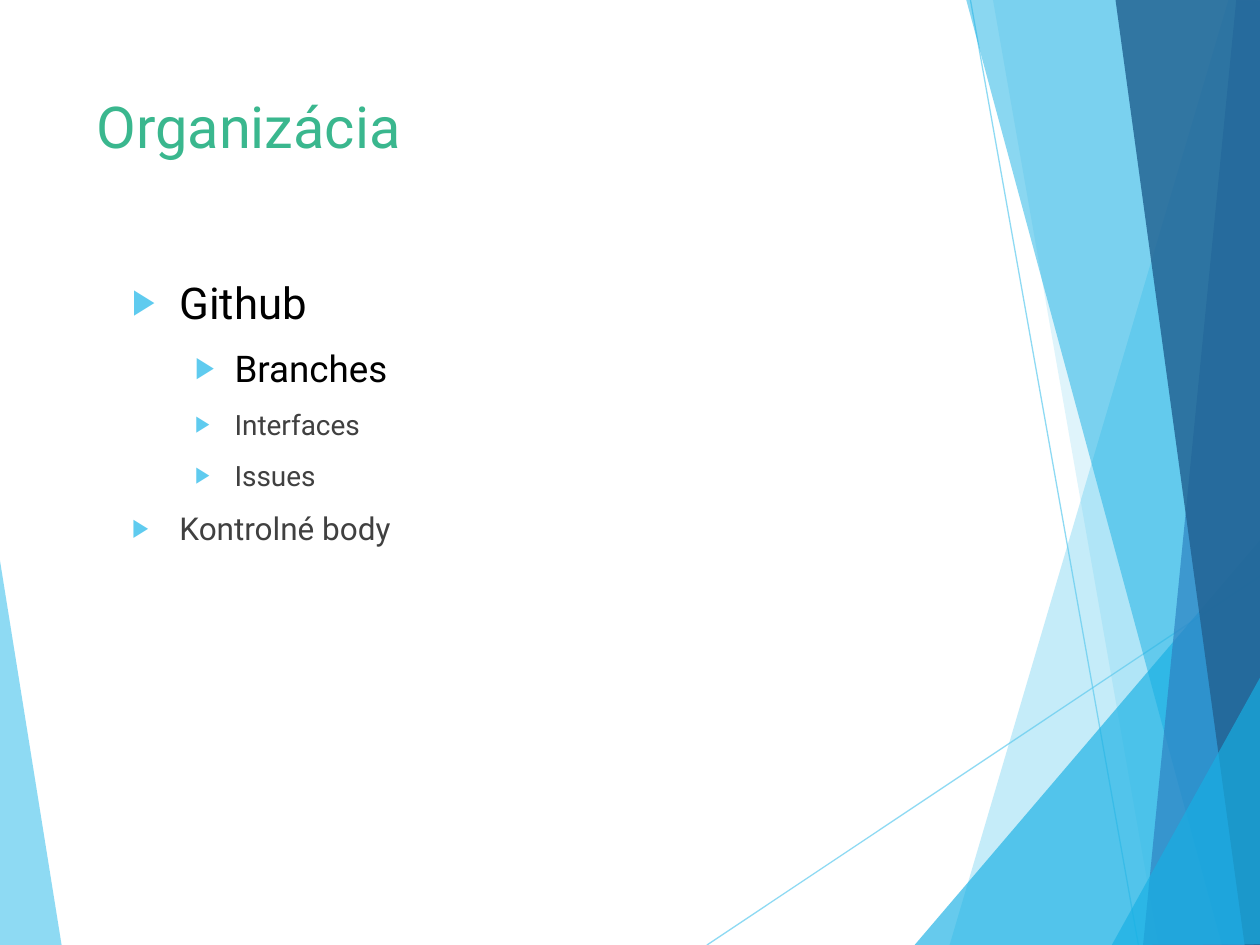
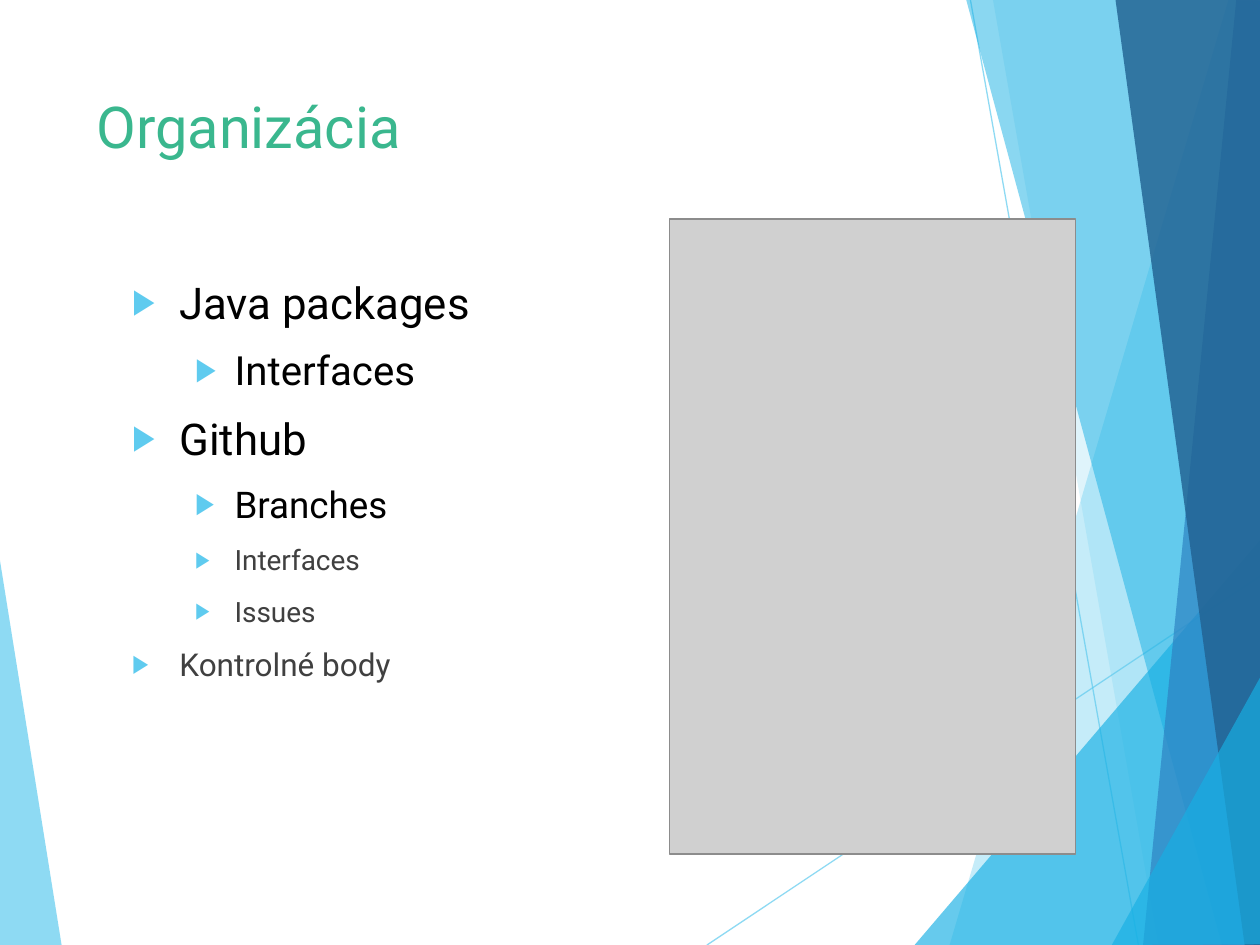
Before and after one commit to Suzii/pb138-cv_generator, a slide deck: slide 4 of defence/obhajoba.pptx. Drawn at 1260x945 pixels with LibreOffice and Linux fonts; fonts in the diff are those of the drawing; grey boxes stand for pictures. Boxes give left, top, right and bottom in pixels: in the first picture for what was removed or moved away, otherwise in the second. Text is boxed around its words. In the diff, an @@ line names an element or a change of style, - is before the commit and + after.

```diff
--- a/defence/obhajoba.pptx
+++ b/defence/obhajoba.pptx
@@ picture added at (669,219,1075,854) @@
@@ text at (179,286,469,386): paragraphs added @@
+▶ Java packages
+  ▶ Interfaces
```
Also in this commit, not shown: 5 other slides changed, 3 slides added, 1 slide removed, 3 other files.
